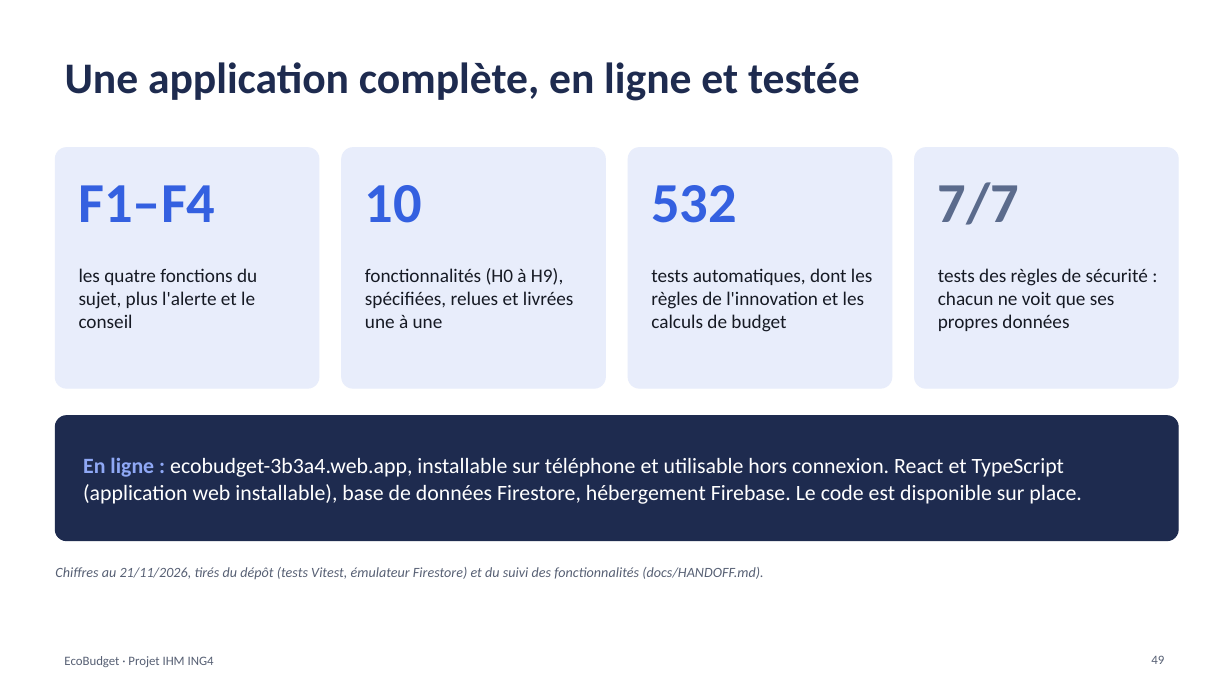
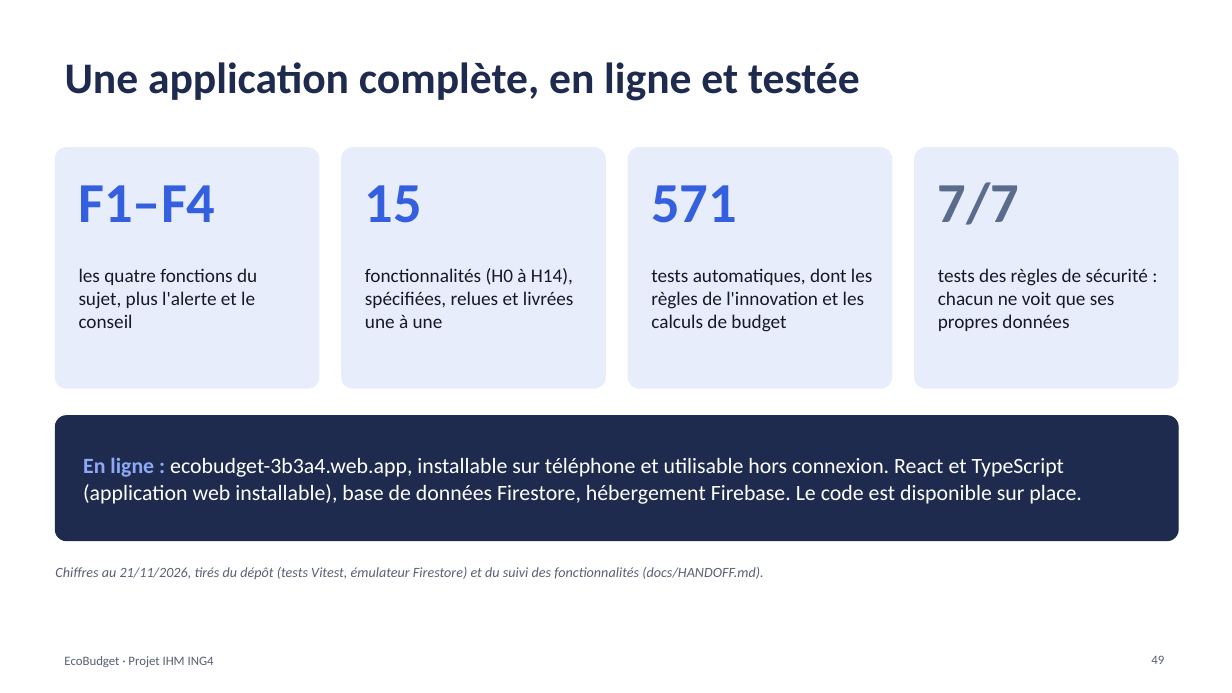
Before and after one commit to kaderouadahi/EcoBudget, a slide deck: slide 49 of livrables/EcoBudget.pptx. Drawn at 1232x693 pixels with LibreOffice and Linux fonts; fonts in the diff are those of the drawing. Boxes give left, top, right and bottom in pixels: in the first picture for what was removed or moved away, otherwise in the second. Text is boxed around its words. In the diff, an @@ line names an element or a change of style, - is before the commit and + after.

```diff
--- a/livrables/EcoBudget.pptx
+++ b/livrables/EcoBudget.pptx
@@ text at (365,185,422,223): text changed @@
-10
+15
@@ text at (651,185,737,223): text changed @@
-532
+571
@@ text at (365,268,574,328): text changed @@
-fonctionnalités (H0 à H9), spécifiées, relues et livrées une à une
+fonctionnalités (H0 à H14), spécifiées, relues et livrées une à une
```
Also in this commit, not shown: 2 other slides changed, 2 slides added, 3 other files.
